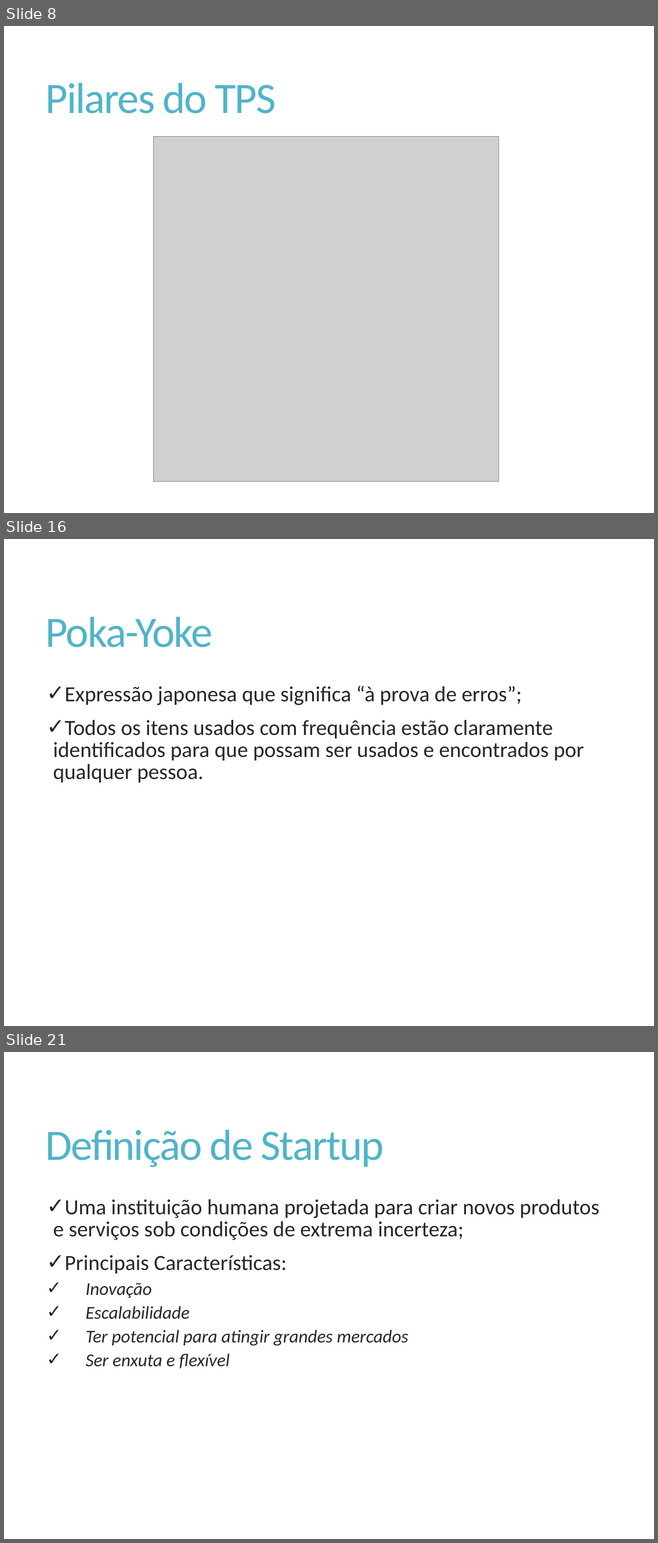
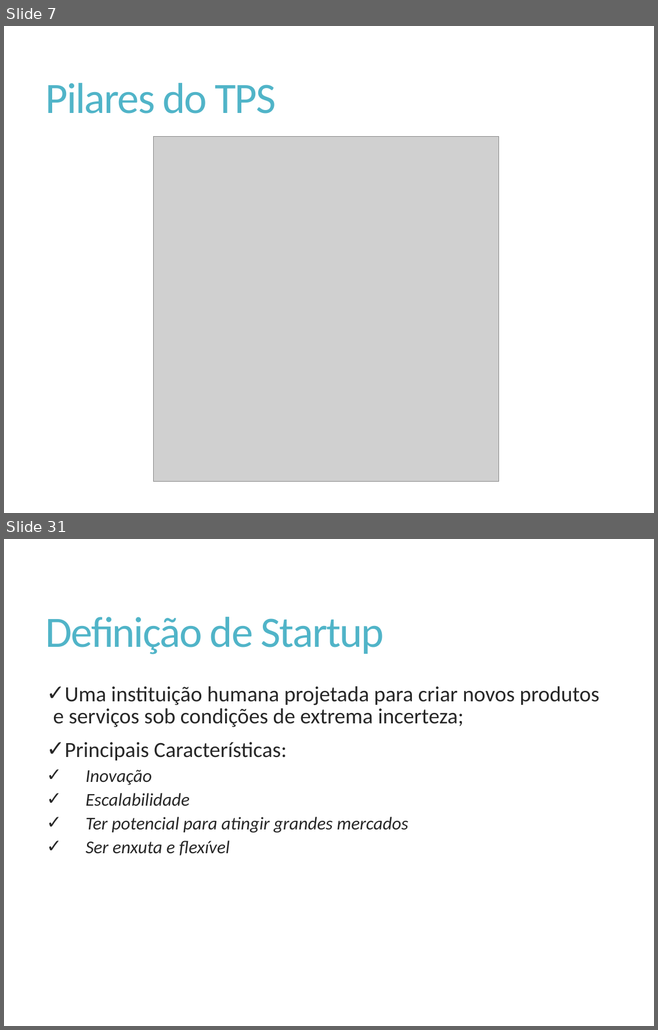
Before and after one commit to Elton-Garbin/TCC-2016, a slide deck: StartIdea/StartIdea.Docs/Apresentacao.pptx. Shown one above the other, each under a label of ours: slides 8, 16 and 21 before the commit, slides 7 and 31 after it; the slides between them are not shown. The pictures are 658x1543 and 658x1030 pixels, drawn with LibreOffice and Linux fonts; fonts in the diff are those of the drawing; grey boxes stand for pictures. Boxes give left, top, right and bottom in pixels: in the first picture for what was removed or moved away, otherwise in the second. Text is boxed around its words. In the diff, an @@ line names an element or a change of style, - is before the commit and + after.

```diff
--- a/StartIdea/StartIdea.Docs/Apresentacao.pptx
+++ b/StartIdea/StartIdea.Docs/Apresentacao.pptx
@@ slide 16 removed at [4,539,654,1026], background #FFFFFF @@
@@ title removed at [46,617,213,647] @@
-Poka-Yoke
@@ text removed at [53,686,583,783] @@
-✓ Expressão japonesa que significa “à prova de erros”;
-✓ Todos os itens usados com frequência estão claramente identificados para que possam ser usados e encontrados por qualquer pessoa.
@@ what was slide 8 is now slide 7 @@
@@ what was slide 21 is now slide 31 @@
```
Also in this commit, not shown: 3 slides changed, 17 other slides removed.
